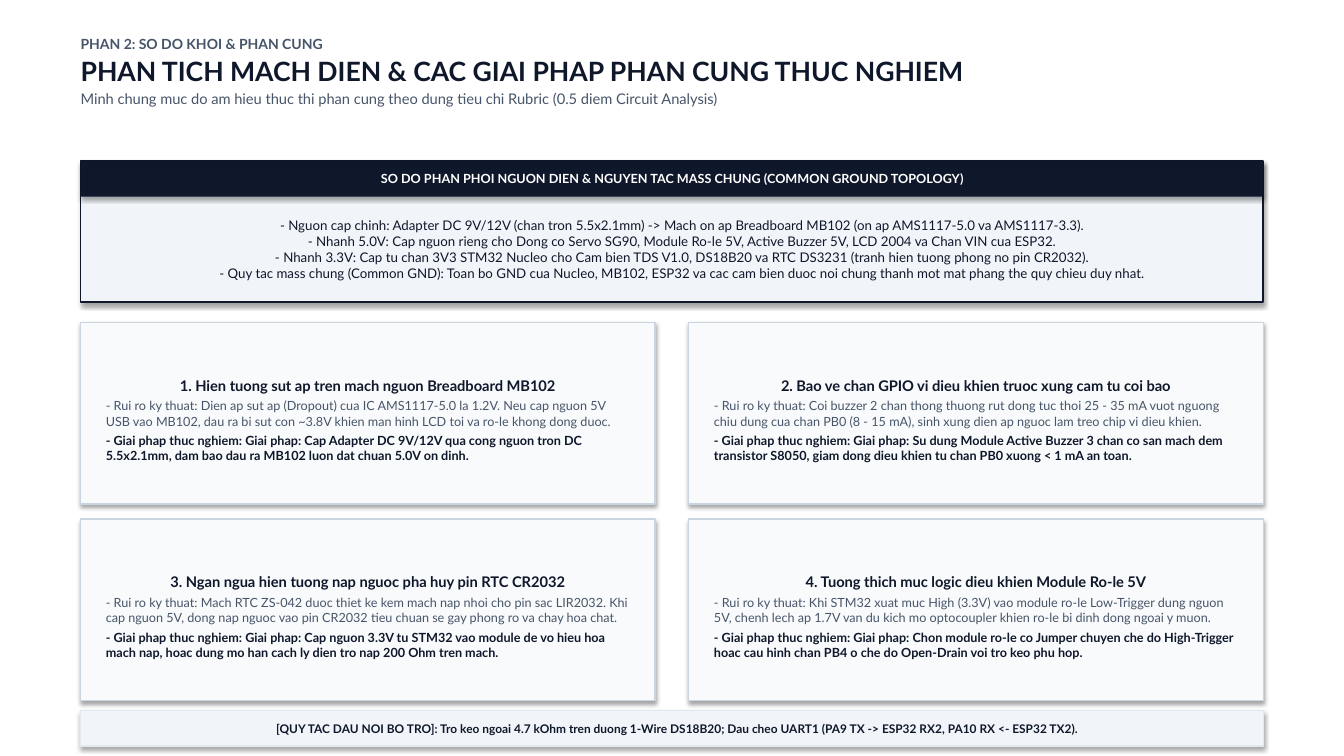
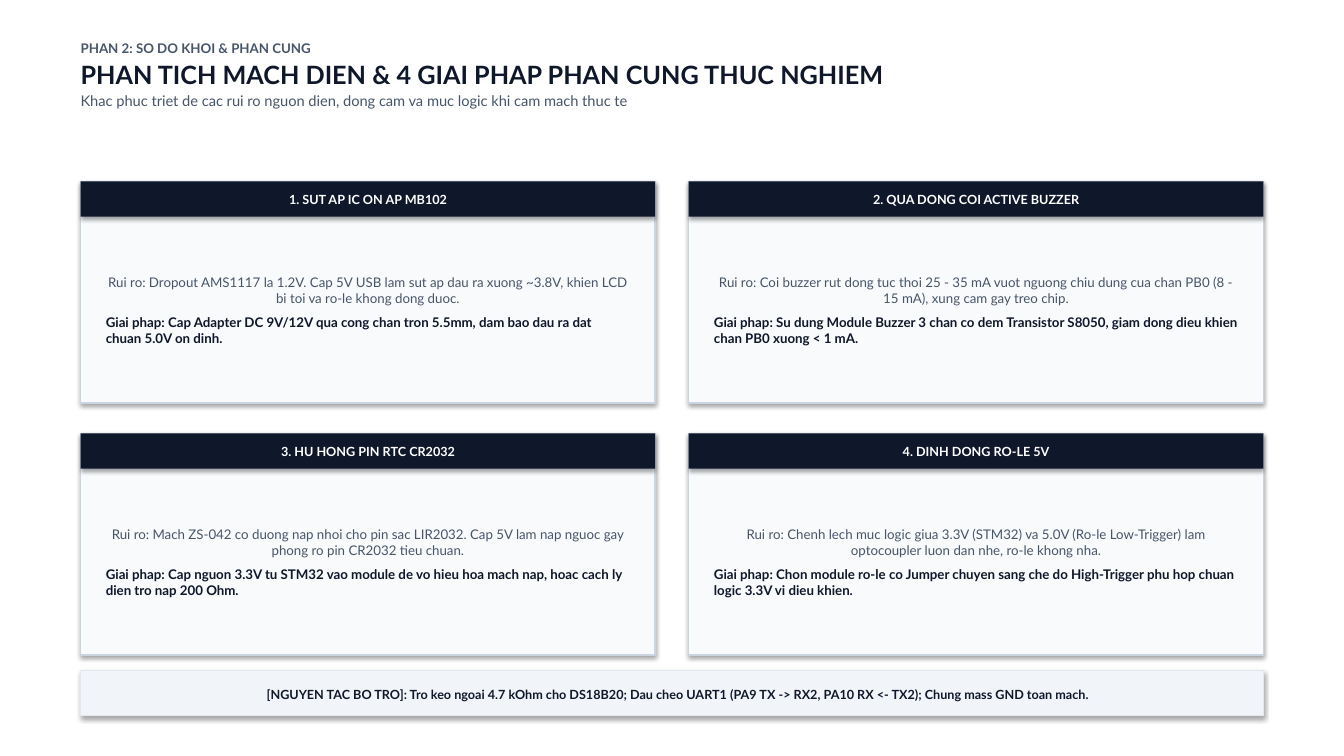
Before and after one commit to Nonne07/mcp201-aquatic-guardian, a slide deck: slide 4 of AQUATIC_GUARDIAN_SLIDES.pptx. Drawn at 1344x756 pixels with LibreOffice and Linux fonts; fonts in the diff are those of the drawing. Boxes give left, top, right and bottom in pixels: in the first picture for what was removed or moved away, otherwise in the second. Text is boxed around its words. In the diff, an @@ line names an element or a change of style, - is before the commit and + after.

```diff
--- a/AQUATIC_GUARDIAN_SLIDES.pptx
+++ b/AQUATIC_GUARDIAN_SLIDES.pptx
@@ text at [81, 43, 310, 53]: size 10 to 9.5 pt in "PHAN 2: SO DO KHOI & PHAN ..." @@
@@ text at [81, 65, 883, 109]: text changed @@
-PHAN TICH MACH DIEN & CAC GIAI PHAP PHAN CUNG THUC NGHIEM
-Minh chung muc do am hieu thuc thi phan cung theo dung tieu chi Rubric (0.5 diem Circuit Analysis)
+PHAN TICH MACH DIEN & 4 GIAI PHAP PHAN CUNG THUC NGHIEM
+Khac phuc triet de cac rui ro nguon dien, dong cam va muc logic khi cam mach thuc te
@@ rectangle removed at [81, 161, 1263, 302] @@
-- Nguon cap chinh: Adapter DC 9V/12V (chan tron 5.5x2.1mm) -> Mach on ap Breadboard MB102 (on ap AMS1117-5.0 va AMS1117-3.3).
-- Nhanh 5.0V: Cap nguon rieng cho Dong co Servo SG90, Module Ro-le 5V, Active Buzzer 5V, LCD 2004 va Chan VIN cua ESP32.
-- Nhanh 3.3V: Cap tu chan 3V3 STM32 Nucleo cho Cam bien TDS V1.0, DS18B20 va RTC DS3231 (tranh hien tuong phong no pin CR2032).
-- Quy tac mass chung (Common GND): Toan bo GND cua Nucleo, MB102, ESP32 va cac cam bien duoc noi chung thanh mot mat phang the quy chieu duy nhat.
@@ rectangle removed at [81, 161, 1263, 197] @@
-SO DO PHAN PHOI NGUON DIEN & NGUYEN TAC MASS CHUNG (COMMON GROUND TOPOLOGY)
@@ rectangle "Rui ro: Dropout AMS1117 la ...": place and size @@
-rectangle "Rui ro: Dropout AMS1117 la ..." at [81, 323, 655, 504]
+rectangle "Rui ro: Dropout AMS1117 la ..." at [81, 181, 655, 403]
@@ rectangle added at [81, 181, 655, 217], fill #0F172A, 9 pt, text #FFFFFF, bold @@
+1. SUT AP IC ON AP MB102
@@ rectangle "Rui ro: Coi buzzer rut ...": place and size @@
-rectangle "Rui ro: Coi buzzer rut ..." at [689, 323, 1263, 504]
+rectangle "Rui ro: Coi buzzer rut ..." at [689, 181, 1263, 403]
@@ rectangle added at [689, 181, 1263, 217], fill #0F172A, 9 pt, text #FFFFFF, bold @@
+2. QUA DONG COI ACTIVE BUZZER
@@ text in rectangle at [106, 277, 627, 343]: text changed; size 9 to 9.5 pt; text colour #0F172A to #475569; bold off @@
-1. Hien tuong sut ap tren mach nguon Breadboard MB102
-- Rui ro ky thuat: Dien ap sut ap (Dropout) cua IC AMS1117-5.0 la 1.2V. Neu cap nguon 5V USB vao MB102, dau ra bi sut con ~3.8V khien man hinh LCD toi va ro-le khong dong duoc.
-- Giai phap thuc nghiem: Giai phap: Cap Adapter DC 9V/12V qua cong nguon tron DC 5.5x2.1mm, dam bao dau ra MB102 luon dat chuan 5.0V on dinh.
+Rui ro: Dropout AMS1117 la 1.2V. Cap 5V USB lam sut ap dau ra xuong ~3.8V, khien LCD bi toi va ro-le khong dong duoc.
+Giai phap: Cap Adapter DC 9V/12V qua cong chan tron 5.5mm, dam bao dau ra dat chuan 5.0V on dinh.
@@ text in rectangle at [714, 277, 1238, 346]: text changed; size 9 to 9.5 pt; text colour #0F172A to #475569; bold off @@
-2. Bao ve chan GPIO vi dieu khien truoc xung cam tu coi bao
-- Rui ro ky thuat: Coi buzzer 2 chan thong thuong rut dong tuc thoi 25 - 35 mA vuot nguong chiu dung cua chan PB0 (8 - 15 mA), sinh xung dien ap nguoc lam treo chip vi dieu khien.
-- Giai phap thuc nghiem: Giai phap: Su dung Module Active Buzzer 3 chan co san mach dem transistor S8050, giam dong dieu khien tu chan PB0 xuong < 1 mA an toan.
+Rui ro: Coi buzzer rut dong tuc thoi 25 - 35 mA vuot nguong chiu dung cua chan PB0 (8 - 15 mA), xung cam gay treo chip.
+Giai phap: Su dung Module Buzzer 3 chan co dem Transistor S8050, giam dong dieu khien chan PB0 xuong < 1 mA.
@@ rectangle "Rui ro: Mach ZS-042 co ...": place and size @@
-rectangle "Rui ro: Mach ZS-042 co ..." at [81, 519, 655, 701]
+rectangle "Rui ro: Mach ZS-042 co ..." at [81, 434, 655, 655]
@@ rectangle added at [81, 434, 655, 469], fill #0F172A, 9 pt, text #FFFFFF, bold @@
+3. HU HONG PIN RTC CR2032
@@ rectangle "Rui ro: Chenh lech muc ...": place and size @@
-rectangle "Rui ro: Chenh lech muc ..." at [689, 519, 1263, 701]
+rectangle "Rui ro: Chenh lech muc ..." at [689, 434, 1263, 655]
@@ rectangle added at [689, 434, 1263, 469], fill #0F172A, 9 pt, text #FFFFFF, bold @@
+4. DINH DONG RO-LE 5V
@@ text in rectangle at [106, 529, 624, 598]: text changed; size 9 to 9.5 pt; text colour #0F172A to #475569; bold off @@
-3. Ngan ngua hien tuong nap nguoc pha huy pin RTC CR2032
-- Rui ro ky thuat: Mach RTC ZS-042 duoc thiet ke kem mach nap nhoi cho pin sac LIR2032. Khi cap nguon 5V, dong nap nguoc vao pin CR2032 tieu chuan se gay phong ro va chay hoa chat.
-- Giai phap thuc nghiem: Giai phap: Cap nguon 3.3V tu STM32 vao module de vo hieu hoa mach nap, hoac dung mo han cach ly dien tro nap 200 Ohm tren mach.
+Rui ro: Mach ZS-042 co duong nap nhoi cho pin sac LIR2032. Cap 5V lam nap nguoc gay phong ro pin CR2032 tieu chuan.
+Giai phap: Cap nguon 3.3V tu STM32 vao module de vo hieu hoa mach nap, hoac cach ly dien tro nap 200 Ohm.
@@ text in rectangle at [714, 529, 1235, 598]: text changed; size 9 to 9.5 pt; text colour #0F172A to #475569; bold off @@
-4. Tuong thich muc logic dieu khien Module Ro-le 5V
-- Rui ro ky thuat: Khi STM32 xuat muc High (3.3V) vao module ro-le Low-Trigger dung nguon 5V, chenh lech ap 1.7V van du kich mo optocoupler khien ro-le bi dinh dong ngoai y muon.
-- Giai phap thuc nghiem: Giai phap: Chon module ro-le co Jumper chuyen che do High-Trigger hoac cau hinh chan PB4 o che do Open-Drain voi tro keo phu hop.
+Rui ro: Chenh lech muc logic giua 3.3V (STM32) va 5.0V (Ro-le Low-Trigger) lam optocoupler luon dan nhe, ro-le khong nha.
+Giai phap: Chon module ro-le co Jumper chuyen sang che do High-Trigger phu hop chuan logic 3.3V vi dieu khien.
@@ rectangle "[NGUYEN TAC BO TRO]: Tro ...": place and size @@
-rectangle "[NGUYEN TAC BO TRO]: Tro ..." at [81, 711, 1263, 746]
+rectangle "[NGUYEN TAC BO TRO]: Tro ..." at [81, 670, 1263, 716]
@@ text in rectangle at [267, 689, 1088, 702]: text changed; size 8.5 to 9 pt @@
-[QUY TAC DAU NOI BO TRO]: Tro keo ngoai 4.7 kOhm tren duong 1-Wire DS18B20; Dau cheo UART1 (PA9 TX -> ESP32 RX2, PA10 RX <- ESP32 TX2).
+[NGUYEN TAC BO TRO]: Tro keo ngoai 4.7 kOhm cho DS18B20; Dau cheo UART1 (PA9 TX -> RX2, PA10 RX <- TX2); Chung mass GND toan mach.
```
Also in this commit, not shown: 12 other slides changed, 1 other file.
